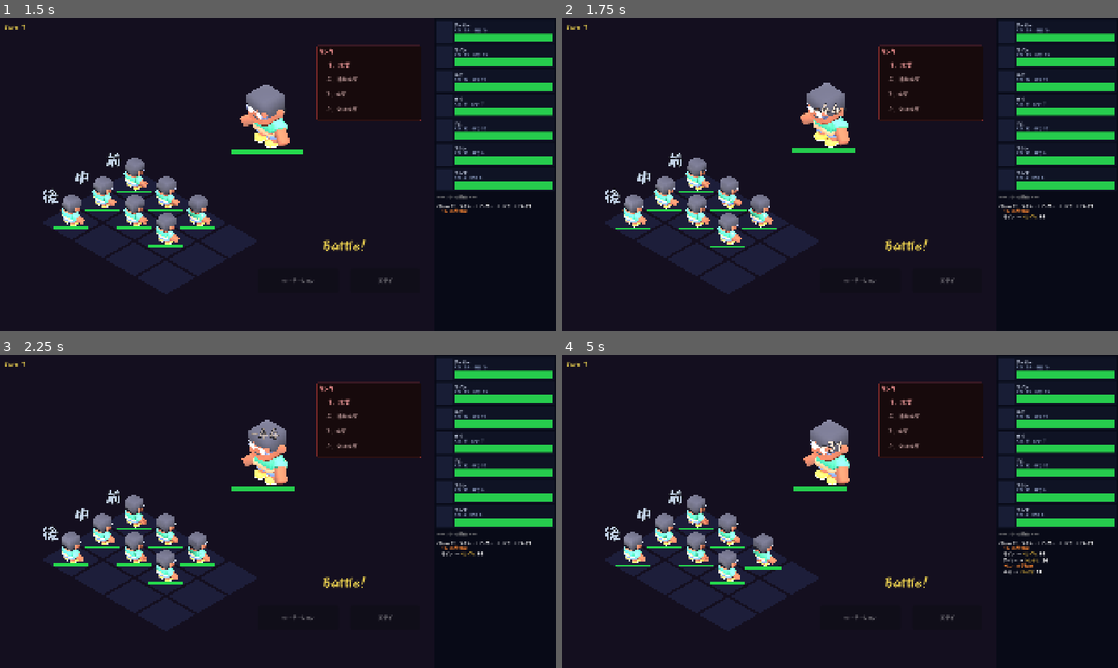
Above: before the commit, frames 1-4 (two rows, left to right).
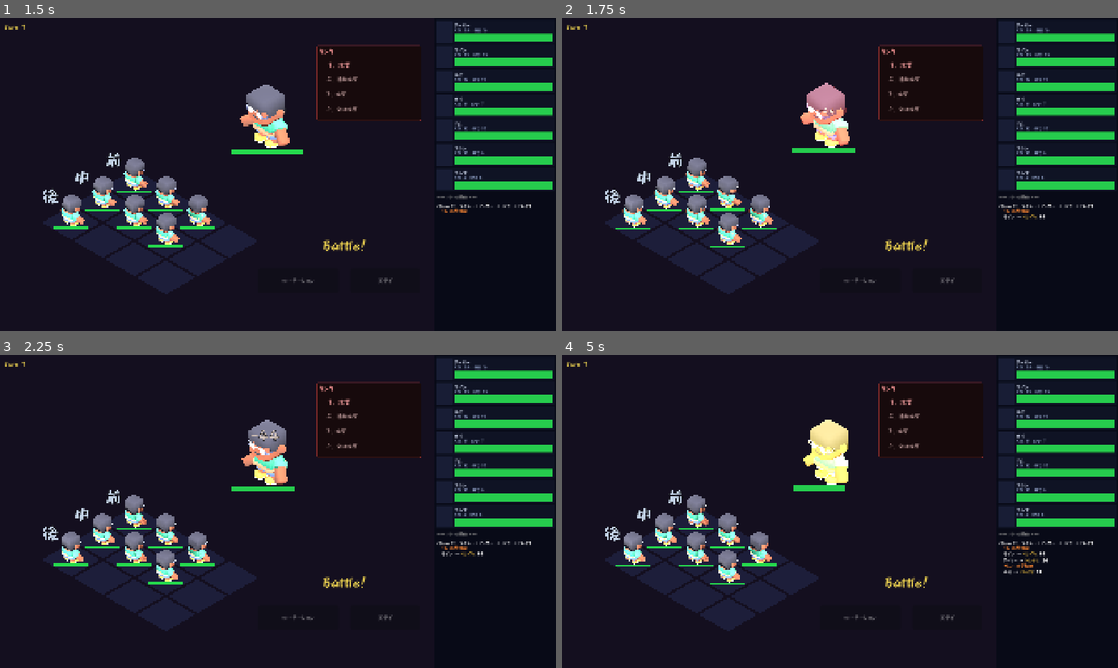
Above: after the commit, the same moments.

Repository: tamagoyaki42dev/tamagoyaki-game
Game: Godot game, scene res://scenes/formation.tscn
The game is run twice, just before and just after one commit, with the same random seed, the same clock (stepped at 60 frames per second) and the same inputs.
Inputs (mouse positions are in pixels of both pictures, inside the frame that each line leads up to):
- Up to frame 1 (1.5 s): click "遠征開始" at 0.5 s; tap Enter at 1.25 s; move the mouse to (400, 158) at 1.27 s; hold Shift from 1.28 s (still down); click (400, 158) at 1.42 s
- Up to frame 2 (1.75 s): keep holding Shift
- Up to frame 3 (2.25 s): release Shift at 2 s; drag from (166, 527) to (250, 574) at 2.02 s
- Up to frame 4 (5 s): move the mouse to (895, 442) at 2.77 s; tap Ctrl at 2.85 s; click (895, 442) at 2.92 s; tap Space at 3.5 s; drag from (812, 574) to (673, 464) at 3.52 s; move the mouse to (1006, 558) at 4.27 s; tap Alt at 4.35 s; click (1006, 558) at 4.42 s

Frame 1 is identical in both runs. In frame 2, 1.0% of the frame differs, in the area x 9-52%, y 20-88%; in frame 3, less than 0.1%; in frame 4, 1.8%, in the area x 8-52%, y 20-88%.

Commit message:
グロー/ブルーム追加＋ローテーションをシグナルベース化：被弾フラッシュが光って滲む後処理実装、ROTATE_DELAY固定タイマーをrotate_anim_done awaitに置換
Co-Authored-By: Claude Sonnet 4.6 <noreply@anthropic.com>

Diff:
--- a/scenes/battle.tscn
+++ b/scenes/battle.tscn
@@ -3,16 +3,31 @@
 [ext_resource type="Script" uid="uid://cbb67yhttd3sf" path="res://scripts/battle/battle_scene.gd" id="1_bscn"]
 [ext_resource type="Script" uid="uid://bmal2sgn2a03r" path="res://scripts/ui/battle_ui.gd" id="2_bui"]
 
+[sub_resource type="Environment" id="Environment_glow"]
+background_mode = 1
+background_color = Color(0.05, 0.05, 0.1, 1)
+glow_enabled = true
+glow_normalized = false
+glow_intensity = 0.8
+glow_strength = 1.2
+glow_bloom = 0.5
+glow_blend_mode = 1
+glow_hdr_threshold = 1.0
+glow_hdr_scale = 2.0
+
 [node name="BattleScene" type="Node" unique_id=1899993504]
 script = ExtResource("1_bscn")
 player_char_scale = Vector3(2, 2, 2)
 enemy_char_scale = Vector3(4, 4, 4)
+hitstop_duration = 0.12000000000000001
+shake_intensity = 0.07
 
 [node name="World" type="Node3D" parent="." unique_id=675163681]
 
 [node name="Camera3D" type="Camera3D" parent="World" unique_id=1717128047]
 
 [node name="WorldEnvironment" type="WorldEnvironment" parent="World" unique_id=240829725]
+environment = SubResource("Environment_glow")
 
 [node name="DirectionalLight3D" type="DirectionalLight3D" parent="World" unique_id=1081881280]
 light_energy = 1.5
--- a/scripts/battle/battle_manager.gd
+++ b/scripts/battle/battle_manager.gd
@@ -15,11 +15,11 @@
 signal defense_support_used(supporter: BattleUnit, target: BattleUnit)
 signal row_heal_batch(entries: Array)   # [{unit, amount}] 右から左アニメ用
 signal row_heal_anim_done               # シーンがキュー処理完了時に emit → manager が await
+signal rotate_anim_done                 # シーンがローテーションアニメ完了時に emit → manager が await
 signal phase_started(phase: StringName)
 
 const TURN_LIMIT    = 100
 const ACTION_DELAY    : float = 1.0   # アクション後の待機
-const ROTATE_DELAY    : float = 0.9   # ローテーションアニメ待ち
 const SUPPORT_DELAY   : float = 1.0   # 補助演出→攻撃の間隔
 const RECOVERY_DELAY  : float = 1.0   # 回復フェーズの表示待機
 
@@ -64,7 +64,7 @@
 		for unit: BattleUnit in enemy_grid.get_all_alive():
 			unit.is_petrified = false
 		rotated.emit()
-		await get_tree().create_timer(ROTATE_DELAY).timeout
+		await rotate_anim_done
 	turn_number += 1
 	if turn_number > TURN_LIMIT:
 		_end_battle(false)
--- a/scripts/battle/battle_scene.gd
+++ b/scripts/battle/battle_scene.gd
@@ -90,7 +90,8 @@
 @export var death_tilt_deg: float      = 45.0   # °
 
 # ローテーション
-@export var rotate_duration: float     = 0.55   # s
+@export var rotate_duration: float      = 0.55   # s
+@export var rotate_show_duration: float = 0.35   # s アニメ完了後の見せ時間
 
 # 戦闘終了
 @export var battle_end_delay: float    = 2.5    # s
@@ -596,11 +597,15 @@
 			moves.append({"ch": ch,
 				"to": m.global_position + Vector3(0.0, char_y_offset, 0.0)})
 	if moves.is_empty():
+		_manager.rotate_anim_done.emit()
 		return
 	var tw := create_tween().set_parallel(true)
 	tw.set_trans(Tween.TRANS_SINE).set_ease(Tween.EASE_IN_OUT)
 	for entry: Dictionary in moves:
 		tw.tween_property(entry["ch"], "position", entry["to"], rotate_duration)
+	await tw.finished
+	await get_tree().create_timer(rotate_show_duration).timeout
+	_manager.rotate_anim_done.emit()
 
 func _on_attack_support_used(supporter: BattleUnit, attacker: BattleUnit) -> void:
 	var ch_supp: Node3D = _unit_nodes.get(supporter) as Node3D
--- a/tests/test_battle_manager_flow.gd
+++ b/tests/test_battle_manager_flow.gd
@@ -35,7 +35,9 @@
 	_bm.turn_number = 1
 
 	var log: Array[StringName] = []
-	_bm.rotated.connect(func() -> void: log.append(&"rotated"))
+	_bm.rotated.connect(func() -> void:
+		log.append(&"rotated")
+		_bm.rotate_anim_done.emit.call_deferred())
 	_bm.phase_started.connect(func(p: StringName) -> void: log.append(p))
 
 	_bm.advance_turn(true)
--- /dev/null
+++ b/tests/test_battle_scene_rotate_anim.gd
@@ -0,0 +1,23 @@
+extends GutTest
+
+# BattleScene をシーンツリーに追加せず .new() のみ呼び出す
+# → _ready() は実行されないため @export デフォルト値のみを検証する
+
+func test_rotate_duration_default() -> void:
+	var scene := BattleScene.new()
+	assert_almost_eq(scene.rotate_duration, 0.55, 0.001,
+		"rotate_duration のデフォルト値が 0.55 である")
+	scene.free()
+
+func test_rotate_show_duration_default() -> void:
+	var scene := BattleScene.new()
+	assert_almost_eq(scene.rotate_show_duration, 0.35, 0.001,
+		"rotate_show_duration のデフォルト値が 0.35 である")
+	scene.free()
+
+func test_total_rotate_wait_matches_old_delay() -> void:
+	var scene := BattleScene.new()
+	var total := scene.rotate_duration + scene.rotate_show_duration
+	assert_almost_eq(total, 0.90, 0.001,
+		"rotate_duration + rotate_show_duration = 0.90s（旧 ROTATE_DELAY と同じ）")
+	scene.free()
Not shown, added: tests/test_battle_scene_rotate_anim.gd.uid
Not shown, changed: devlog/2026-06-21.md
Not shown, changed: docs/visual_spec.md
